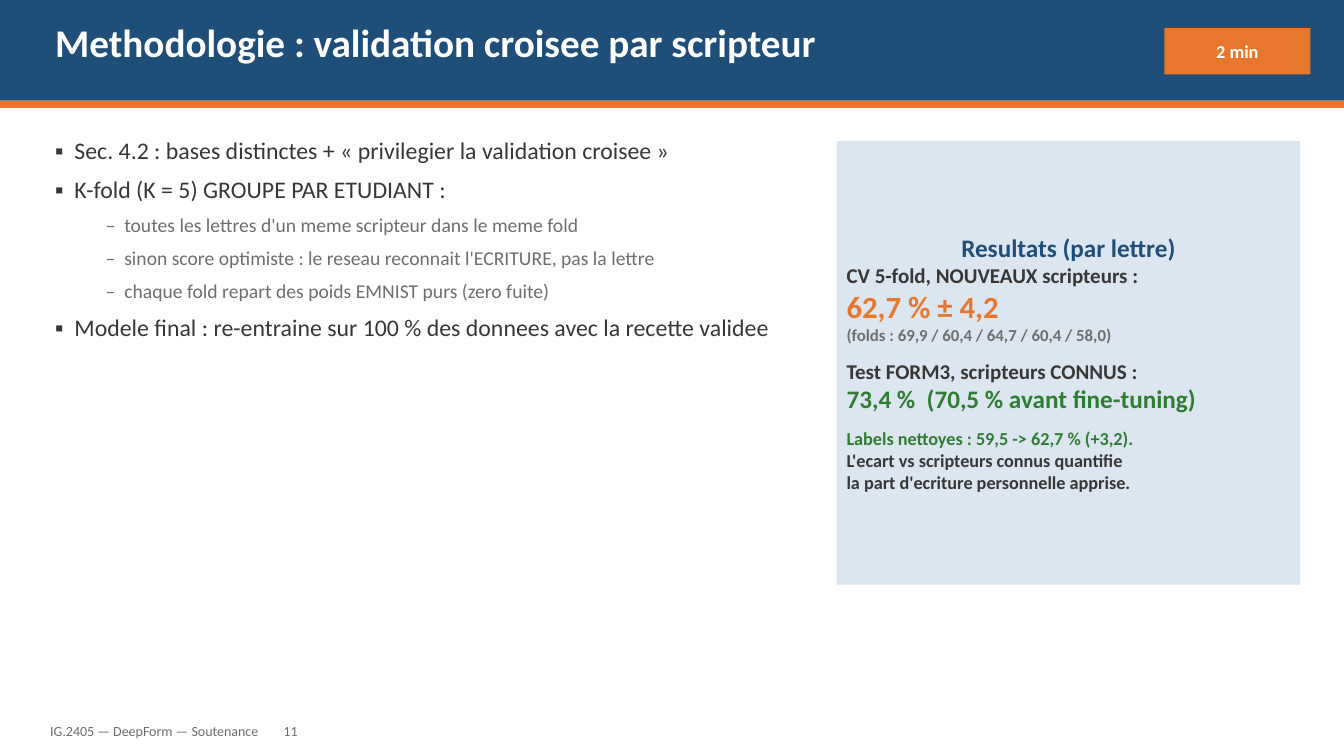
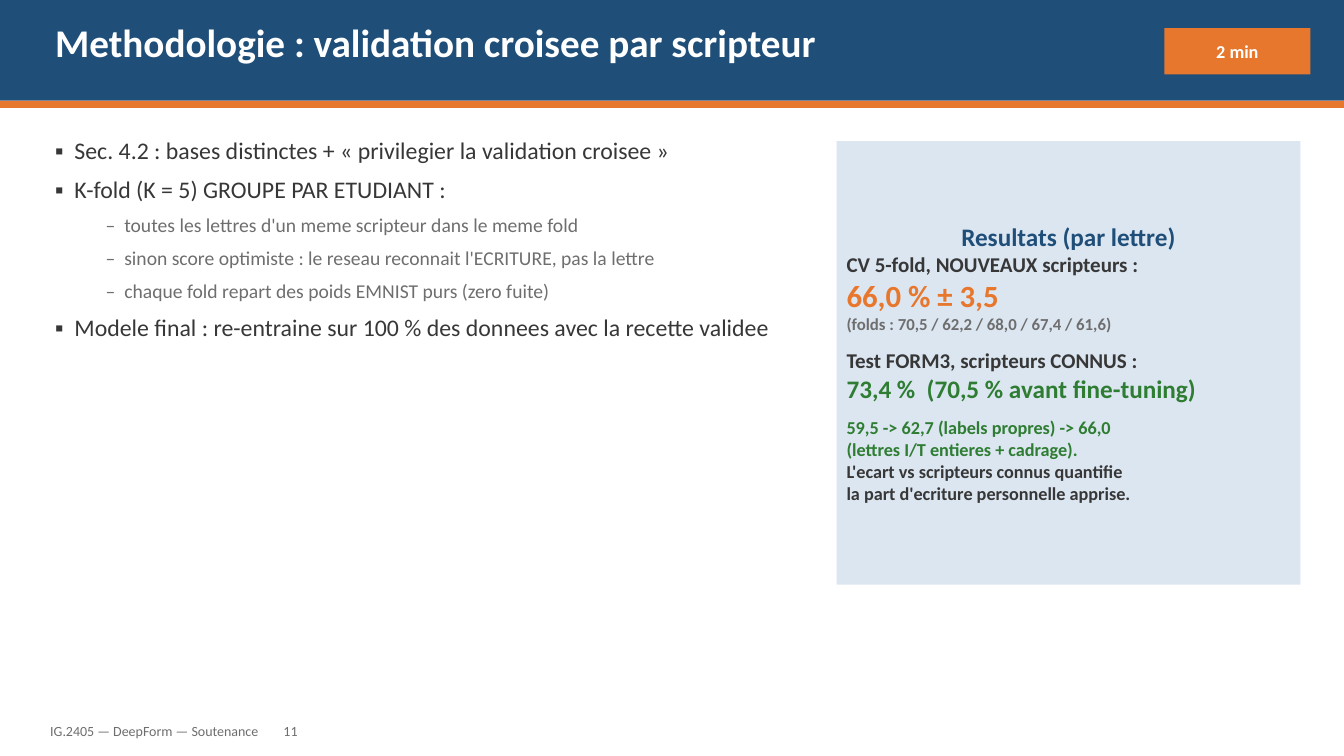
Before and after one commit to YannRM1/Computer-Vision, a slide deck: slide 12 of rapport/Soutenance_IG2405_DeepForm.pptx. Drawn at 1344x756 pixels with LibreOffice and Linux fonts; fonts in the diff are those of the drawing. Boxes give left, top, right and bottom in pixels: in the first picture for what was removed or moved away, otherwise in the second. Text is boxed around its words. In the diff, an @@ line names an element or a change of style, - is before the commit and + after.

```diff
--- a/rapport/Soutenance_IG2405_DeepForm.pptx
+++ b/rapport/Soutenance_IG2405_DeepForm.pptx
@@ text in rectangle at [847,286,1111,332]: text changed @@
-62,7 % ± 4,2
-(folds : 69,9 / 60,4 / 64,7 / 60,4 / 58,0)
+66,0 % ± 3,5
+(folds : 70,5 / 62,2 / 68,0 / 67,4 / 61,6)
@@ text in rectangle at [847,420,1110,459]: text changed @@
-Labels nettoyes : 59,5 -> 62,7 % (+3,2).
+59,5 -> 62,7 (labels propres) -> 66,0
+(lettres I/T entieres + cadrage).
```
Also in this commit, not shown: 1 other slide changed, 15 other files.
